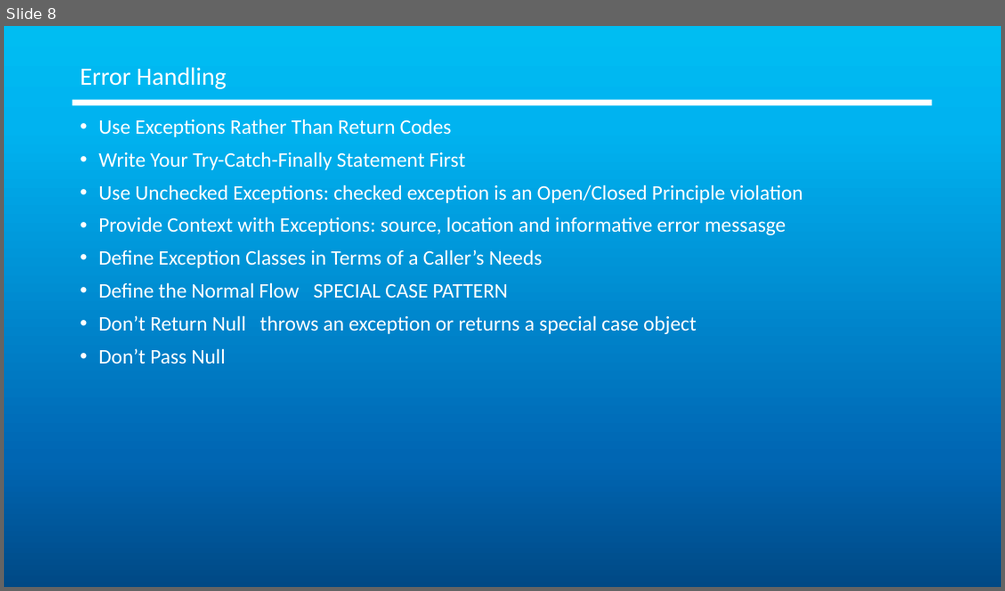
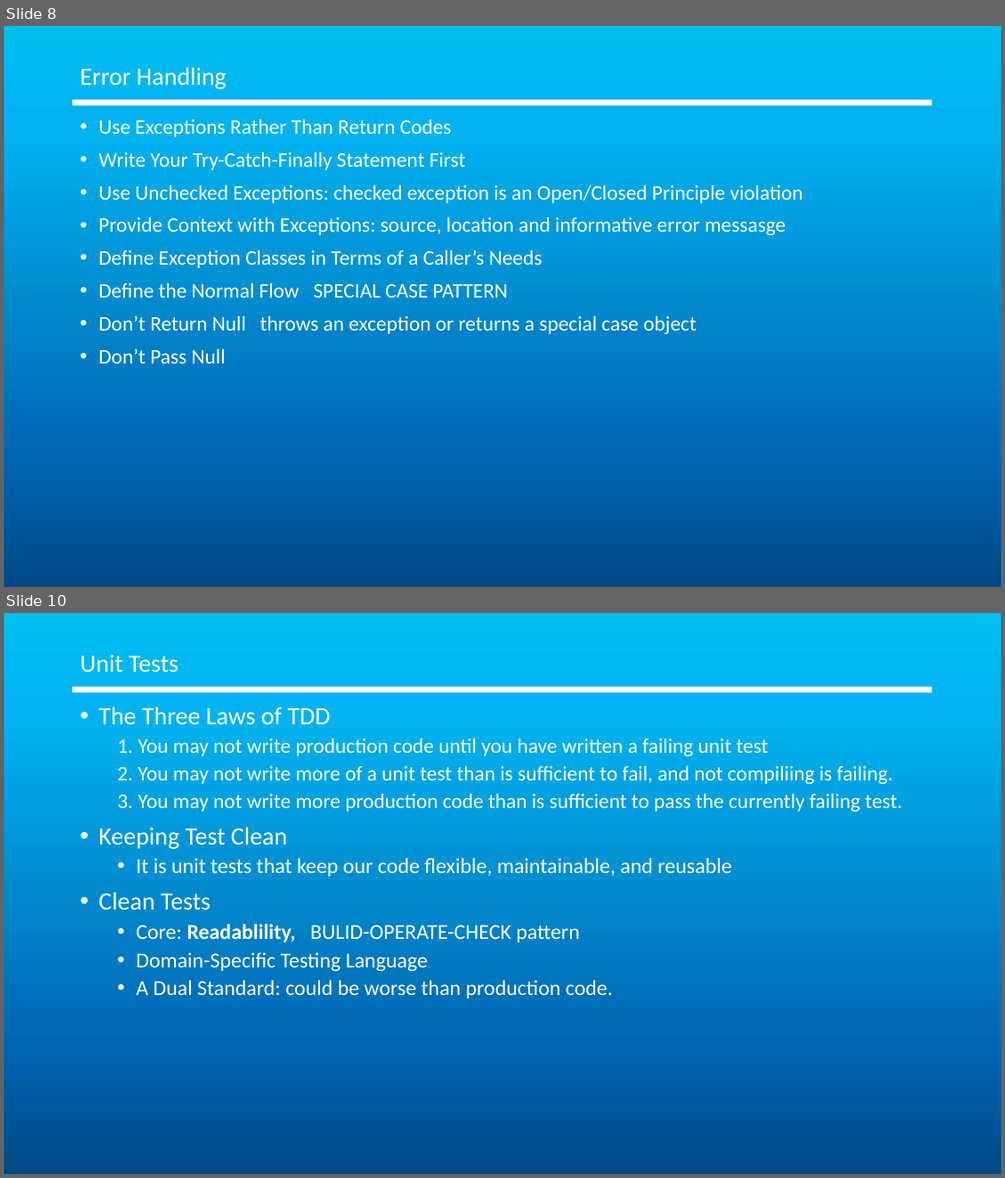
Before and after one commit to fubiye/coding, a slide deck: clean-code/clean code - Fu, Biye.pptx. Shown one above the other, each under a label of ours: slide 8 before the commit, slides 8 and 10 after it; the slides between them are not shown. The pictures are 1005x591 and 1005x1178 pixels, drawn with LibreOffice and Linux fonts; fonts in the diff are those of the drawing. Boxes give left, top, right and bottom in pixels: in the first picture for what was removed or moved away, otherwise in the second. Text is boxed around its words. In the diff, an @@ line names an element or a change of style, - is before the commit and + after.

Commit message:
Add new pages

```diff
--- a/clean-code/clean code - Fu, Biye.pptx
+++ b/clean-code/clean code - Fu, Biye.pptx
@@ slide 10 added at [4, 613, 1001, 1174], background gradient #00BDF2 to #00B3F0 to #0066B3 to #004985; not listed: 1 template element that a slide beside it also shows @@
@@ title added at [80, 654, 178, 673], 24 pt, text #FFFFFF @@
+Unit Tests
@@ text added at [98, 706, 902, 998], 20 pt, text #FFFFFF @@
+• The Three Laws of TDD
+  1. You may not write production code until you have written a failing unit test
+  2. You may not write more of a unit test than is sufficient to fail, and not compiliing is failing.
+  3. You may not write more production code than is sufficient to pass the currently failing test.
+• Keeping Test Clean
+  • It is unit tests that keep our code flexible, maintainable, and reusable
+• Clean Tests
+  • Core: Readablility, BULID-OPERATE-CHECK pattern
+  • Domain-Specific Testing Language
+  • A Dual Standard: could be worse than production code.
```
Also in this commit, not shown: 1 other slide added.
